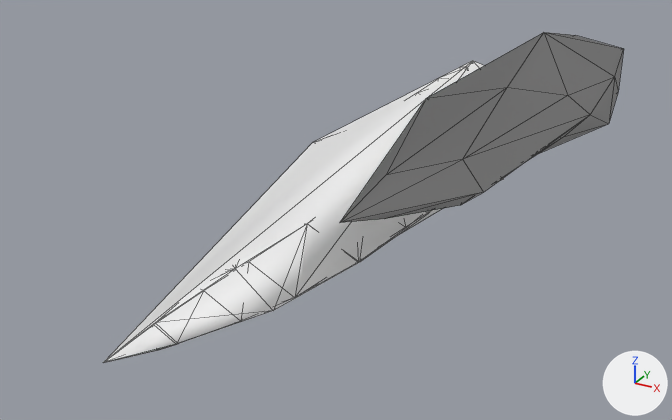
One commit to the glTF model docs/models/weapons/w11/091_l.glb: the scene before it, then after it.
Both versions are drawn from a camera (50 mm lens) standing at (0.628, -1.896, 0.596) and looking at (-0.069, -0.628, -0.038). Lighting does not change. The marker at lower right points along +X, +Y and +Z. The picture after the commit comes second. Mesh edges are drawn as thin lines. Vertices at exactly the same position are counted once.

Objects in the first picture: 'Group[0]', 'Group[100]', 'Group[20]'.
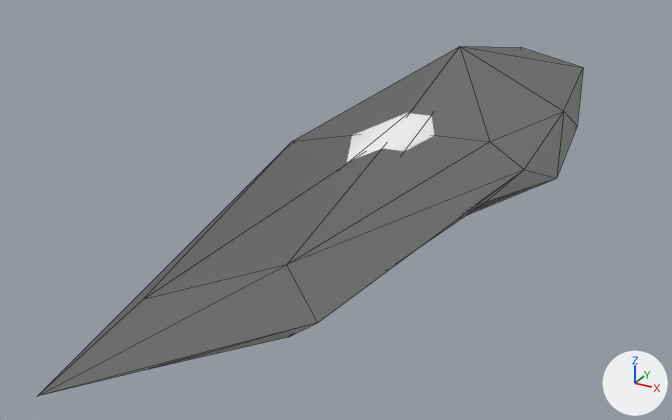
What differs and where, as boxes (x1, y1, x2, y2) in the pictures (672 x 420 px):
'Group[20]', reshaped (92% wider, 83% taller): before (340, 32, 624, 223); after (38, 46, 583, 396)
'Group[100]', unchanged, covered by the edit: before (105, 61, 484, 361); after (347, 112, 434, 163)
'Group[0]', unchanged, covered by the edit: before (103, 62, 503, 363)

What the commit changed:
me_group_20 is used by ob_group_20; location (0.0, 0.0, 0.0).
me_group_20 had 22 vertices, 40 faces and spanned x 0.0..0.291, y -0.965..0.0, z 0.0..0.229.
me_group_20 now has 22 vertices, 40 faces and spans x -0.26..0.196, y -1.306..0.205, z -0.179..0.179.
Part 1, on me_group_20:
Vertex 0 of me_group_20 moves from (0.204, -0.766, 0.08) at pixel (460, 205) to (0.06, -0.994, -0.054) at pixel (288, 337).
Vertex 1 of me_group_20 moves from (0.243, -0.784, 0.115) at pixel (483, 192) to (0.121, -1.022, 0.0) at pixel (317, 322).
Vertex 2 of me_group_20 moves from (0.135, -0.864, 0.083) at pixel (384, 218) to (-0.048, -1.148, -0.049) at pixel (149, 369).
Vertex 3 of me_group_20 moves from (0.121, -0.965, 0.115) at pixel (339, 222) to (-0.07, -1.306, 0.0) at pixel (37, 396).
Vertex 4 of me_group_20 moves from (0.0, -0.423, 0.115) at pixel (426, 98) to (-0.26, -0.457, 0.0) at pixel (292, 141).
Vertex 5 of me_group_20 moves from (0.163, -0.472, 0.06) to (-0.005, -0.533, -0.086).
Vertex 6 of me_group_20 moves from (0.169, -0.315, 0.229) at pixel (543, 32) to (0.005, -0.287, 0.179) at pixel (459, 46).
Vertex 7 of me_group_20 moves from (0.107, -0.239, 0.115) to (-0.093, -0.168, 0.0).
Vertex 8 of me_group_20 moves from (0.169, -0.315, 0.0) at pixel (532, 156) to (0.005, -0.287, -0.179).
Vertex 9 of me_group_20 moves from (0.246, -0.407, 0.078) at pixel (563, 136) to (0.126, -0.431, -0.057) at pixel (485, 202).
Vertex 10 of me_group_20 moves from (0.28, -0.379, 0.115) at pixel (590, 114) to (0.178, -0.388, 0.0) at pixel (524, 169).
Vertex 11 of me_group_20 moves from (0.204, -0.766, 0.149) at pixel (462, 159) to (0.06, -0.994, 0.054) at pixel (286, 264).
Vertex 12 of me_group_20 moves from (0.135, -0.864, 0.146) at pixel (385, 175) to (-0.048, -1.148, 0.049) at pixel (142, 299).
Vertex 13 of me_group_20 moves from (0.163, -0.472, 0.169) at pixel (507, 87) to (-0.005, -0.533, 0.086).
Vertex 14 of me_group_20 moves from (0.246, -0.407, 0.151) at pixel (567, 95) to (0.126, -0.431, 0.057) at pixel (489, 141).
Vertex 15 of me_group_20 moves from (0.291, -0.279, 0.157) at pixel (614, 76) to (0.196, -0.231, 0.067) at pixel (563, 111).
Vertex 16 of me_group_20 moves from (0.259, -0.07, 0.157) at pixel (623, 48) to (0.145, 0.095, 0.067) at pixel (583, 67).
Vertex 17 of me_group_20 moves from (0.145, 0.0, 0.157) at pixel (575, 35) to (-0.033, 0.205, 0.067) at pixel (520, 47).
Vertex 18 of me_group_20 moves from (0.145, 0.0, 0.072) to (-0.033, 0.205, -0.067).
Vertex 19 of me_group_20 moves from (0.082, -0.011, 0.115) to (-0.131, 0.188, 0.0).
Vertex 20 of me_group_20 moves from (0.259, -0.07, 0.072) at pixel (618, 91) to (0.145, 0.095, -0.067) at pixel (577, 126).
Vertex 21 of me_group_20 moves from (0.291, -0.279, 0.072) at pixel (608, 123) to (0.196, -0.231, -0.067) at pixel (556, 178).
